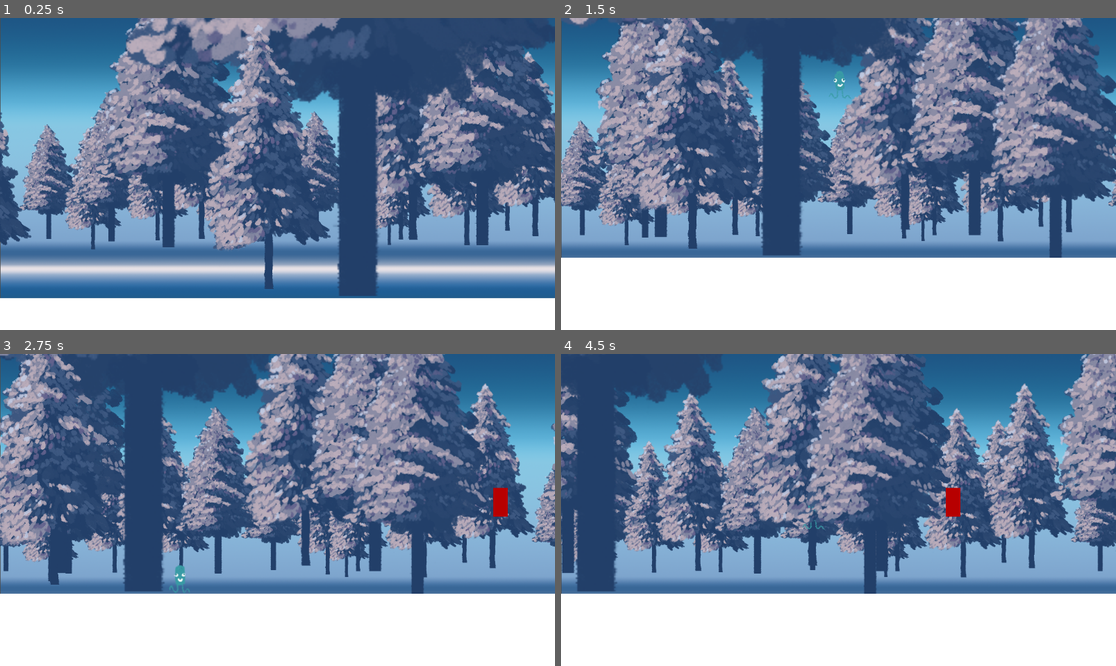
Above: before the commit, frames 1-4 (two rows, left to right).
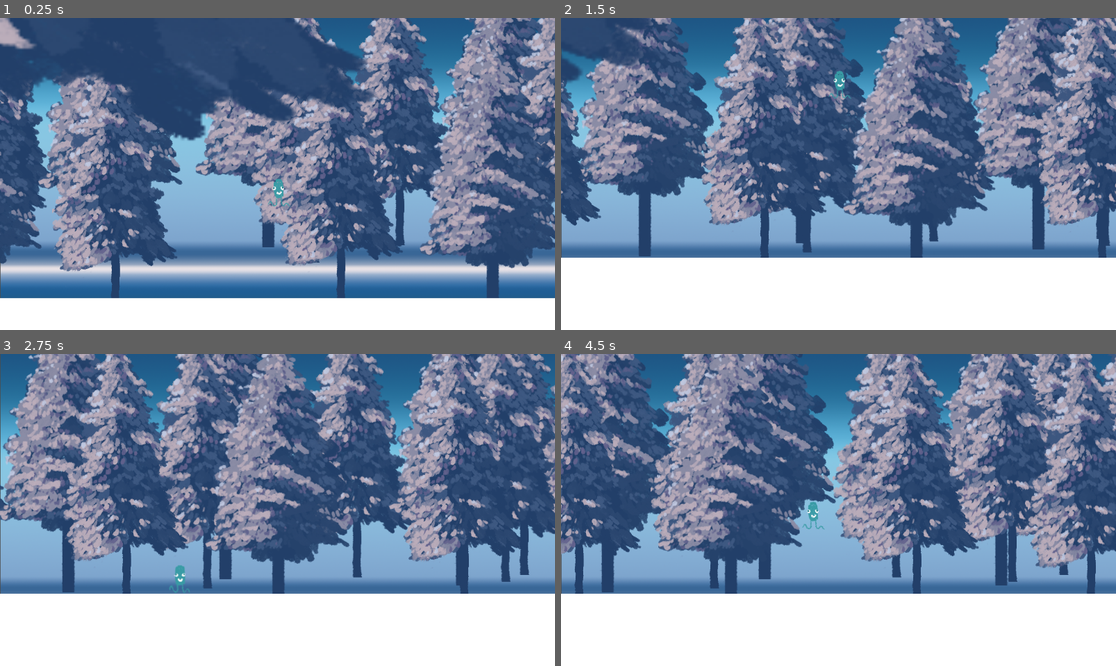
Above: after the commit, the same moments.

Repository: ThePressedGames/Hell-o-Borus
Game: Godot game, scene res://Scenes/PrototypeScenes/ProceduralGeneration/procedural_generation_test.tscn
Same seed, same stepped clock (60 frames per second), same inputs: the game is played once before the commit and once after it.
Inputs:
- Up to frame 1 (0.25 s): no input
- Up to frame 2 (1.5 s): hold Right (move-right) from 0.53 s (still down); tap Space (jump) at 0.77 s
- Up to frame 3 (2.75 s): tap Space (jump) at 1.52 s; release Right (move-right) at 2.03 s; hold Left (move-left) from 2.03 s (still down)
- Up to frame 4 (4.5 s): release Left (move-left) at 2.78 s; hold Right (move-right) 2.78-4.28 s; tap Space (jump) at 3.02, 3.77 s; hold Left (move-left) from 4.28 s (still down)

The runs differ from the first frame. In frame 1, 56% of the frame differs, in the area x 0-100%, y 0-90%; in frame 2, 50%; in frame 3, 50%; in frame 4, 50%.

Commit message:
Added background/foreground elements to procedural generation

Diff:
--- a/Scenes/PrototypeScenes/ProceduralGeneration/background_element.gd
+++ b/Scenes/PrototypeScenes/ProceduralGeneration/background_element.gd
@@ -1,25 +1,22 @@
-@tool
-extends Node2D
+# @tool
+extends Sprite2D
 
 
 # Array with all the possible textures that a background element can have
 @export var sprites: Array[Texture2D]
-
-var spacing_min = 200
-var spacing_max = 800
 
 
 func _ready():
 	if !sprites.is_empty():
 		# Randomize texture
 		var random_sprite = sprites.pick_random()
-		$Sprite2D.texture = random_sprite
+		texture = random_sprite
 
 
-func calculate_position(x_offset: float):
+func update_position(x_offset: float, y_offset: float):
 	position.x = x_offset
-	position.y = 400
+	position.y = y_offset + randf_range(-20, +20)
 
 
-func calculate_next_offset(current_offset: float):
-	return current_offset + randi() % (spacing_max - spacing_min) + spacing_min
+func calculate_next_offset(current_offset: float, min_spacing: int, max_spacing: int):
+	return current_offset + randi() % (max_spacing - min_spacing) + min_spacing
--- a/Scenes/PrototypeScenes/ProceduralGeneration/background_element.tscn
+++ b/Scenes/PrototypeScenes/ProceduralGeneration/background_element.tscn
@@ -4,8 +4,6 @@
 [ext_resource type="Script" path="res://Scenes/PrototypeScenes/ProceduralGeneration/background_element.gd" id="1_pphdj"]
 [ext_resource type="Texture2D" uid="uid://bos6b1dkn68ap" path="res://Art/Procedurally generated painting/240124_tree02.png" id="3_42irc"]
 
-[node name="BackgroundElement" type="Node2D"]
+[node name="Sprite2D" type="Sprite2D"]
 script = ExtResource("1_pphdj")
-sprites = [ExtResource("1_6bkxk"), ExtResource("3_42irc")]
-
-[node name="Sprite2D" type="Sprite2D" parent="."]
+sprites = Array[Texture2D]([ExtResource("1_6bkxk"), ExtResource("3_42irc")])
--- a/Scenes/PrototypeScenes/ProceduralGeneration/procedural_generation_test.tscn
+++ b/Scenes/PrototypeScenes/ProceduralGeneration/procedural_generation_test.tscn
@@ -1,10 +1,8 @@
-[gd_scene load_steps=7 format=3 uid="uid://c0dg3pmtl6x4h"]
+[gd_scene load_steps=5 format=3 uid="uid://c0dg3pmtl6x4h"]
 
 [ext_resource type="PackedScene" uid="uid://b2s6b21e0mdoq" path="res://Scenes/PrototypeScenes/player.tscn" id="1_eob2c"]
 [ext_resource type="Texture2D" uid="uid://iufwufgmk1ep" path="res://Art/environment/240115_background03.png" id="1_x83jg"]
 [ext_resource type="PackedScene" uid="uid://crjumbkujnhpg" path="res://Scenes/PrototypeScenes/ProceduralGeneration/procedural_generator.tscn" id="2_uajhw"]
-[ext_resource type="Texture2D" uid="uid://c6hcegcelwhe8" path="res://Art/environment/240114_tree01.png" id="2_v6sur"]
-[ext_resource type="Texture2D" uid="uid://du56o8blu88wr" path="res://Art/environment/240114_tree02.png" id="3_7gey2"]
 [ext_resource type="PackedScene" uid="uid://3edwepn5lj6q" path="res://Scenes/PrototypeScenes/obstacle.tscn" id="3_l03qm"]
 
 [node name="ProceduralGenerationMainScene" type="Node2D"]
@@ -21,125 +19,31 @@
 
 [node name="ParallaxLayer2_far" type="ParallaxLayer" parent="ParallaxBackground"]
 motion_scale = Vector2(0.2, 0.1)
-motion_mirroring = Vector2(1152, 0)
-
-[node name="Sprite2D_tree10" type="Sprite2D" parent="ParallaxBackground/ParallaxLayer2_far"]
-position = Vector2(668, 335)
-scale = Vector2(0.442707, 0.442707)
-texture = ExtResource("3_7gey2")
-
-[node name="Sprite2D_tree11" type="Sprite2D" parent="ParallaxBackground/ParallaxLayer2_far"]
-position = Vector2(478, 347)
-scale = Vector2(0.458313, 0.458313)
-texture = ExtResource("2_v6sur")
-
-[node name="Sprite2D_tree12" type="Sprite2D" parent="ParallaxBackground/ParallaxLayer2_far"]
-position = Vector2(113.036, 349.573)
-scale = Vector2(0.401061, 0.401061)
-texture = ExtResource("3_7gey2")
-
-[node name="Sprite2D_tree13" type="Sprite2D" parent="ParallaxBackground/ParallaxLayer2_far"]
-position = Vector2(206, 366)
-scale = Vector2(0.458015, 0.458015)
-texture = ExtResource("2_v6sur")
-
-[node name="Sprite2D_tree14" type="Sprite2D" parent="ParallaxBackground/ParallaxLayer2_far"]
-position = Vector2(243.057, 316.138)
-scale = Vector2(0.526285, 0.526285)
-texture = ExtResource("3_7gey2")
-
-[node name="Sprite2D_tree07" type="Sprite2D" parent="ParallaxBackground/ParallaxLayer2_far"]
-position = Vector2(340, 337)
-scale = Vector2(0.496561, 0.496561)
-texture = ExtResource("2_v6sur")
-
-[node name="Sprite2D_tree08" type="Sprite2D" parent="ParallaxBackground/ParallaxLayer2_far"]
-position = Vector2(431.392, 284.352)
-scale = Vector2(0.674746, 0.674746)
-texture = ExtResource("2_v6sur")
-
-[node name="Sprite2D_tree09" type="Sprite2D" parent="ParallaxBackground/ParallaxLayer2_far"]
-position = Vector2(553, 299)
-scale = Vector2(0.582741, 0.582741)
-texture = ExtResource("3_7gey2")
-
-[node name="Sprite2D_tree04" type="Sprite2D" parent="ParallaxBackground/ParallaxLayer2_far"]
-position = Vector2(821, 380)
-scale = Vector2(0.374254, 0.374254)
-texture = ExtResource("2_v6sur")
-
-[node name="Sprite2D_tree05" type="Sprite2D" parent="ParallaxBackground/ParallaxLayer2_far"]
-position = Vector2(782, 341)
-scale = Vector2(0.496757, 0.496757)
-texture = ExtResource("2_v6sur")
-
-[node name="Sprite2D_tree06" type="Sprite2D" parent="ParallaxBackground/ParallaxLayer2_far"]
-position = Vector2(845, 338)
-scale = Vector2(0.483733, 0.483733)
-texture = ExtResource("2_v6sur")
-
-[node name="Sprite2D_tree01" type="Sprite2D" parent="ParallaxBackground/ParallaxLayer2_far"]
-position = Vector2(1066, 305.146)
-scale = Vector2(0.538101, 0.538101)
-texture = ExtResource("2_v6sur")
-
-[node name="Sprite2D_tree03" type="Sprite2D" parent="ParallaxBackground/ParallaxLayer2_far"]
-position = Vector2(982, 308)
-scale = Vector2(0.637405, 0.637405)
-texture = ExtResource("2_v6sur")
-
-[node name="Sprite2D_tree02" type="Sprite2D" parent="ParallaxBackground/ParallaxLayer2_far"]
-position = Vector2(1124, 273)
-scale = Vector2(0.695509, 0.695509)
-texture = ExtResource("2_v6sur")
 
 [node name="ParallaxLayer3_close" type="ParallaxLayer" parent="ParallaxBackground"]
 motion_scale = Vector2(0.5, 0.25)
-motion_mirroring = Vector2(1152, 0)
-
-[node name="Sprite2D_tree04" type="Sprite2D" parent="ParallaxBackground/ParallaxLayer3_close"]
-position = Vector2(379, 202)
-texture = ExtResource("3_7gey2")
-
-[node name="Sprite2D_tree03" type="Sprite2D" parent="ParallaxBackground/ParallaxLayer3_close"]
-position = Vector2(889, 214)
-texture = ExtResource("2_v6sur")
-
-[node name="Sprite2D_tree02" type="Sprite2D" parent="ParallaxBackground/ParallaxLayer3_close"]
-position = Vector2(1030.5, 198)
-texture = ExtResource("3_7gey2")
 
 [node name="ParallaxLayer4_very close" type="ParallaxLayer" parent="ParallaxBackground"]
-
-[node name="Sprite2D_tree02" type="Sprite2D" parent="ParallaxBackground/ParallaxLayer4_very close"]
-position = Vector2(798, -270)
-scale = Vector2(3.1788, 3.1788)
-texture = ExtResource("3_7gey2")
 
 [node name="Player" parent="." instance=ExtResource("1_eob2c")]
 position = Vector2(640, 442)
 
-[node name="ProceduralGenerator" parent="." node_paths=PackedStringArray("player") instance=ExtResource("2_uajhw")]
+[node name="ProceduralGenerator" parent="." node_paths=PackedStringArray("player", "far_parallax_layer", "close_parallax_layer", "very_close_parallax_layer", "front_parallax_layer") instance=ExtResource("2_uajhw")]
 player = NodePath("../Player")
-
-[node name="Obstacle" parent="." instance=ExtResource("3_l03qm")]
-position = Vector2(1548, 510)
+far_parallax_layer = NodePath("../ParallaxBackground/ParallaxLayer2_far")
+close_parallax_layer = NodePath("../ParallaxBackground/ParallaxLayer3_close")
+very_close_parallax_layer = NodePath("../ParallaxBackground/ParallaxLayer4_very close")
+front_parallax_layer = NodePath("../ParallaxBackground2 (Foreground)/ParallaxLayer5_front")
 
 [node name="Obstacle2" parent="." instance=ExtResource("3_l03qm")]
 position = Vector2(2952, 703)
 
 [node name="ParallaxBackground2 (Foreground)" type="ParallaxBackground" parent="."]
 layer = 1
-visible = false
 
 [node name="ParallaxLayer5_front" type="ParallaxLayer" parent="ParallaxBackground2 (Foreground)"]
+scale = Vector2(7, 5)
 motion_scale = Vector2(2, 1)
-motion_mirroring = Vector2(4608, 0)
+motion_offset = Vector2(0, -2750)
 
-[node name="Sprite2D" type="Sprite2D" parent="ParallaxBackground2 (Foreground)/ParallaxLayer5_front"]
-position = Vector2(1374, -2845)
-scale = Vector2(16.2902, 16.2902)
-texture = ExtResource("2_v6sur")
-
-[connection signal="body_entered" from="Obstacle" to="Player" method="_on_obstacle_body_entered"]
 [connection signal="body_entered" from="Obstacle2" to="Player" method="_on_obstacle_body_entered"]
--- a/Scenes/PrototypeScenes/ProceduralGeneration/procedural_generator.gd
+++ b/Scenes/PrototypeScenes/ProceduralGeneration/procedural_generator.gd
@@ -1,4 +1,4 @@
-@tool
+# @tool
 extends Node2D
 
 @export var player: Player
@@ -12,7 +12,32 @@
 
 # Background elements variables
 var background_element: PackedScene = preload("res://Scenes/PrototypeScenes/ProceduralGeneration/background_element.tscn")
-var last_spawned_element_offset = 0
+@export_group("Background elements")
+@export_subgroup("Parallax layer FAR", "far_")
+@export var far_parallax_layer: ParallaxLayer
+var last_spawned_element_far_offset_x: int = 0
+@export var far_layer_offset_y = 200
+@export var far_layer_min_spacing_x = 100
+@export var far_layer_max_spacing_x = 400
+@export_subgroup("Parallax layer CLOSE", "close_")
+@export var close_parallax_layer: ParallaxLayer
+var last_spawned_element_close_offset_x: int = 0
+@export var close_layer_offset_y = 250
+@export var close_layer_min_spacing_x = 300
+@export var close_layer_max_spacing_x = 700
+@export_subgroup("Parallax layer VERY CLOSE", "very_close_")
+@export var very_close_parallax_layer: ParallaxLayer
+var last_spawned_element_very_close_offset_x: int = 0
+@export var very_close_layer_offset_y = 450
+@export var very_close_layer_min_spacing_x = 150
+@export var very_close_layer_max_spacing_x = 500
+@export_subgroup("Parallax layer FRONT", "front_")
+@export var front_parallax_layer: ParallaxLayer
+var last_spawned_element_front_offset_x: int = 0
+@export var front_layer_offset_y = 450
+@export var front_layer_min_spacing_x = 400
+@export var front_layer_max_spacing_x = 900
+
 
 # @export var obstacle: PackedScene
 
@@ -25,8 +50,23 @@
 		spawn_terrain_block(last_spawned_terrain_block)
 
 	# Spawn background elements
-	if player_x > last_spawned_element_offset - terrain_block_width:
-		spawn_background_element(last_spawned_element_offset)
+	# Far layer
+	if player_x > last_spawned_element_far_offset_x - terrain_block_width:
+		var element = spawn_background_element(far_parallax_layer, last_spawned_element_far_offset_x, far_layer_offset_y)
+		last_spawned_element_far_offset_x = element.calculate_next_offset(last_spawned_element_far_offset_x, far_layer_min_spacing_x, far_layer_max_spacing_x)
+	# Close layer
+	if player_x > last_spawned_element_close_offset_x - terrain_block_width:
+		var element = spawn_background_element(close_parallax_layer, last_spawned_element_close_offset_x, close_layer_offset_y)
+		last_spawned_element_close_offset_x = element.calculate_next_offset(last_spawned_element_close_offset_x, close_layer_min_spacing_x, close_layer_max_spacing_x)
+	# Very close layer
+	if player_x > last_spawned_element_very_close_offset_x - terrain_block_width:
+		var element = spawn_background_element(very_close_parallax_layer, last_spawned_element_very_close_offset_x, very_close_layer_offset_y)
+		last_spawned_element_very_close_offset_x = element.calculate_next_offset(last_spawned_element_very_close_offset_x, very_close_layer_min_spacing_x, very_close_layer_max_spacing_x)
+	# Front layer
+	# No check for player position because it's hard to keep up with the fast movement
+	if player_x > last_spawned_element_front_offset_x - terrain_block_width:
+		var element = spawn_background_element(front_parallax_layer, last_spawned_element_front_offset_x, front_layer_offset_y)
+		last_spawned_element_front_offset_x = element.calculate_next_offset(last_spawned_element_front_offset_x, front_layer_min_spacing_x, front_layer_max_spacing_x)
 
 
 func spawn_terrain_block(x_offset: float):
@@ -39,9 +79,8 @@
 	last_spawned_terrain_block += terrain_block_width
 
 
-func spawn_background_element(x_offset: float):
+func spawn_background_element(layer: ParallaxLayer, x_offset: float, y_offset: float):
 	var background_element_instance = background_element.instantiate()
-	background_element_instance.calculate_position(x_offset)
-	add_child(background_element_instance)
-
-	last_spawned_element_offset = background_element_instance.calculate_next_offset(last_spawned_element_offset)
+	background_element_instance.update_position(x_offset, y_offset)
+	layer.add_child(background_element_instance)
+	return background_element_instance
